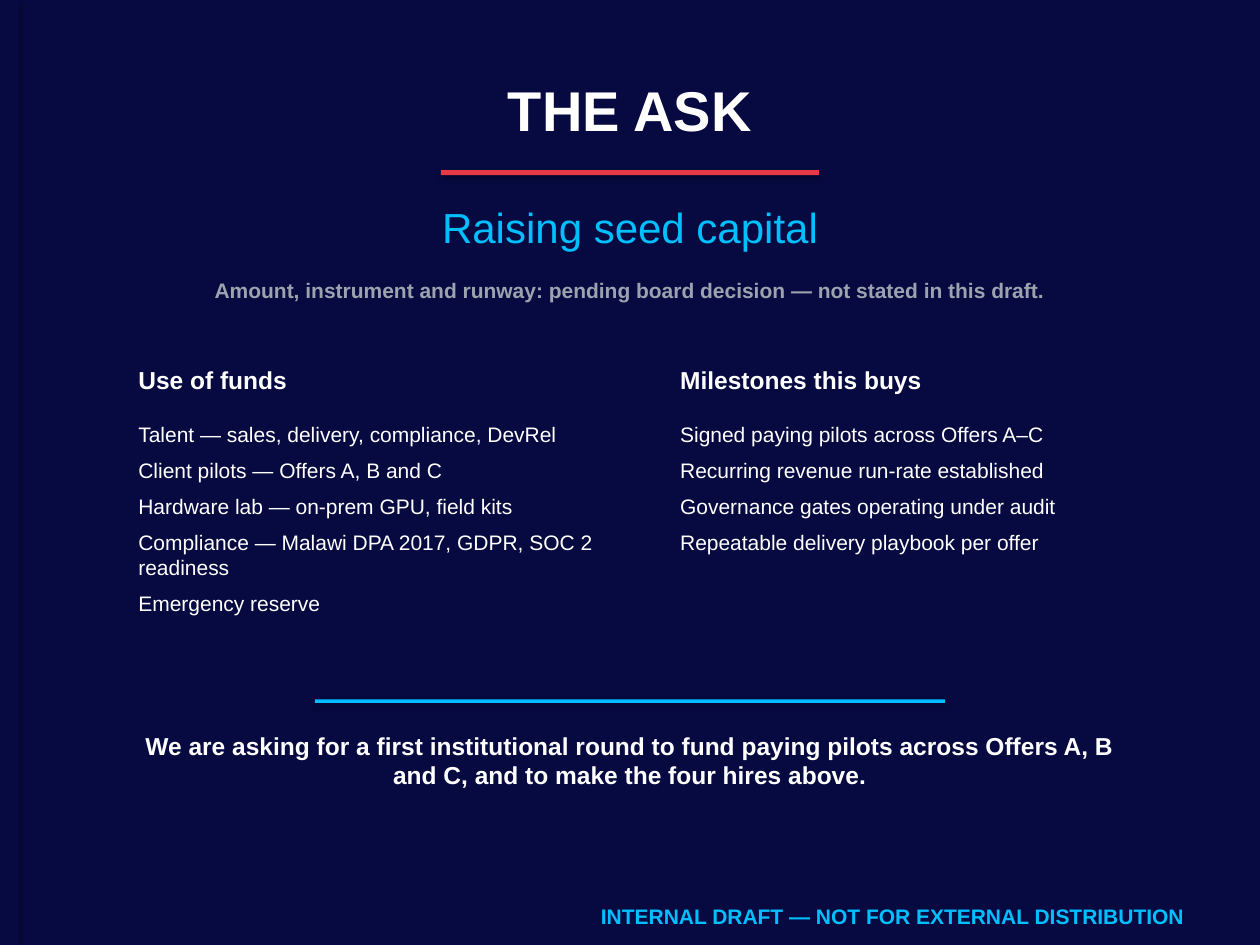
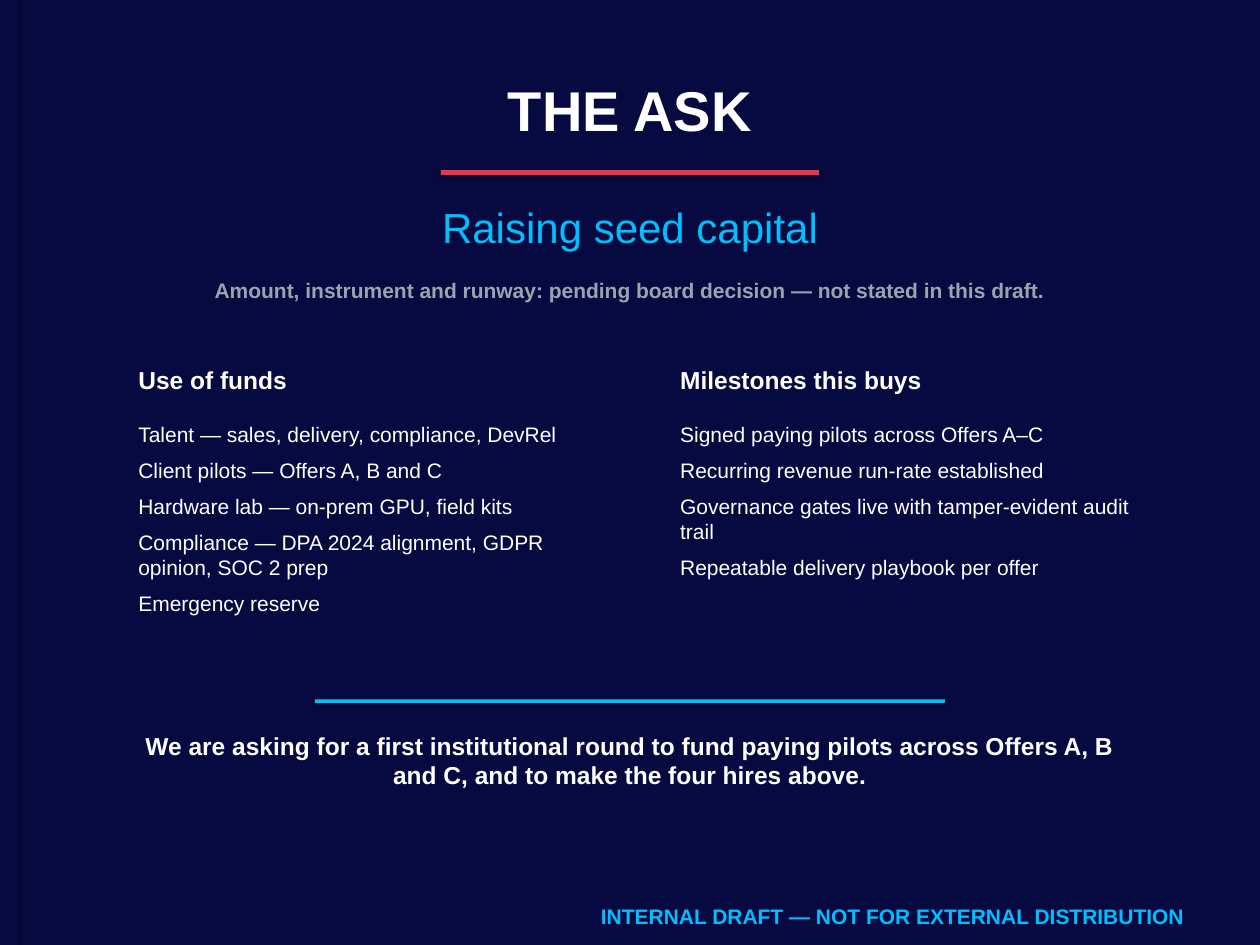
Before and after one commit to jmlusu/light-speed-holdings, a slide deck: slide 10 of static/brand/templates/pitch-deck.pptx. Drawn at 1260x945 pixels with LibreOffice and Linux fonts; fonts in the diff are those of the drawing. Boxes give left, top, right and bottom in pixels: in the first picture for what was removed or moved away, otherwise in the second. Text is boxed around its words. In the diff, an @@ line names an element or a change of style, - is before the commit and + after.

Commit message:
fix(deck): correct unsupported compliance statements
Legal review of the restructured deck found six statements that overstate what exists, so the deck now says less and says it accurately:

- Malawi DPA 2017 -> DPA 2024 (operative act is Act No. 3 of 2024; 2017 is stale).

- SOC 2 readiness dropped as a present-tense capability: it is an unchecked task and a target, never an attestation. Now 'SOC 2 planned, not certified'.

- GDPR opinion dropped: the only artefact is a budget line to buy one.

- 'Governance gates operating under audit' -> 'live with tamper-evident audit trail'; no external audit engagement exists.

- 'Human approval gates ratified' -> 'enforced in code' (tiers 0-4 enforced pre-execution in tool_runner.py; 'ratified' was self-ratification).

- 'agent registry in production' -> 'running this company internally'; nothing is in production without a client.

Gate unchanged: V01-V12 PASS, V13 skipped, exit 2 INCOMPLETE (no verified claims, no QA verdict). 11 slides.

```diff
--- a/static/brand/templates/pitch-deck.pptx
+++ b/static/brand/templates/pitch-deck.pptx
@@ text at <box>680,498,1128,539</box>: text changed @@
-Governance gates operating under audit
+Governance gates live with tamper-evident audit trail
@@ text at <box>138,534,544,579</box>: text changed @@
-Compliance — Malawi DPA 2017, GDPR, SOC 2 readiness
+Compliance — DPA 2024 alignment, GDPR opinion, SOC 2 prep
```
Also in this commit, not shown: 2 other slides changed, 1 other file.
